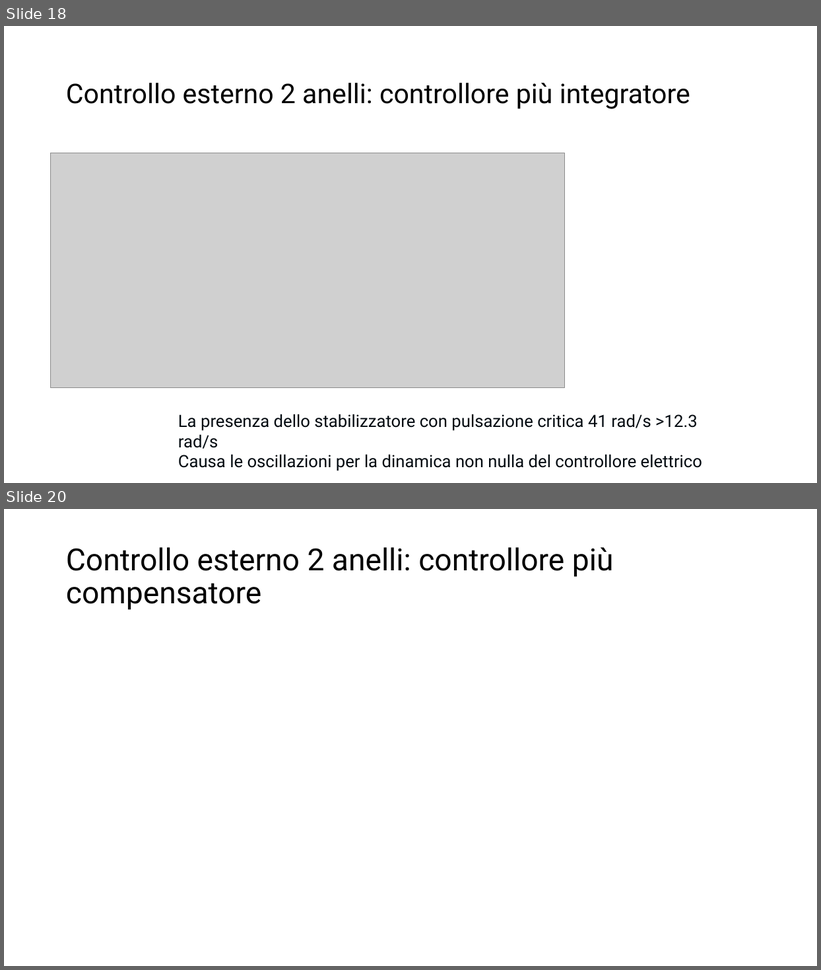
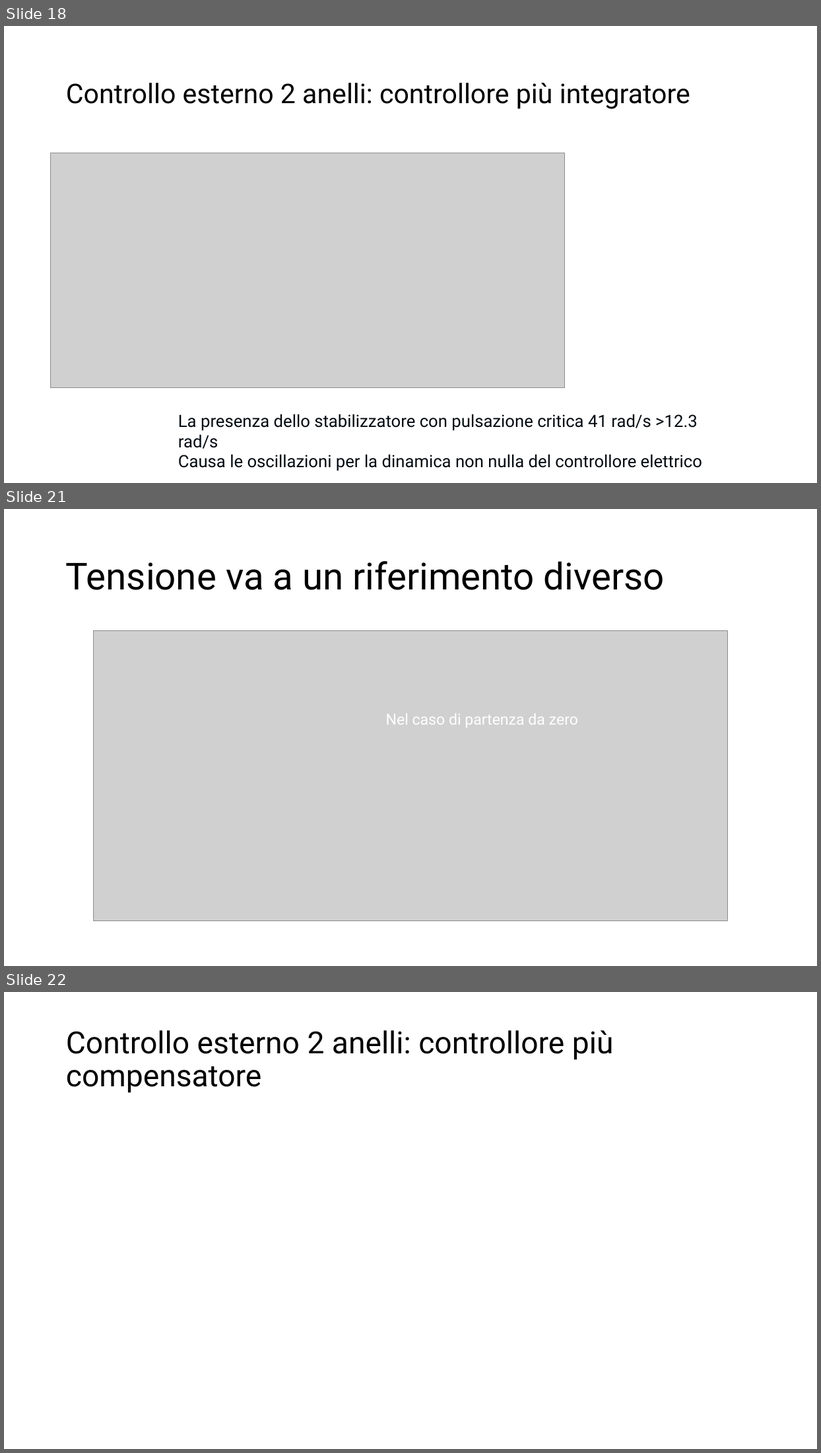
Before and after one commit to RiccardoOrlandi/Automation-Lab, a slide deck: Poli per caso/midterm presentazione/Controllo in cascata chiaro.pptx. Shown one above the other, each under a label of ours: slides 18 and 20 before the commit, slides 18, 21 and 22 after it; the slides between them are not shown. The pictures are 821x970 and 821x1453 pixels, drawn with LibreOffice and Linux fonts; fonts in the diff are those of the drawing; grey boxes stand for pictures. Boxes give left, top, right and bottom in pixels: in the first picture for what was removed or moved away, otherwise in the second. Text is boxed around its words. In the diff, an @@ line names an element or a change of style, - is before the commit and + after.

```diff
--- a/Poli per caso/midterm presentazione/Controllo in cascata chiaro.pptx
+++ b/Poli per caso/midterm presentazione/Controllo in cascata chiaro.pptx
@@ slide 21 added at bbox=[4, 509, 817, 966], background #FFFFFF @@
@@ title added at bbox=[66, 561, 665, 590], 44 pt, text #000000 @@
+Tensione va a un riferimento diverso
@@ picture added at bbox=[94, 631, 727, 921] @@
@@ text added at bbox=[386, 714, 578, 727], 18 pt, text #FFFFFF @@
+Nel caso di partenza da zero
@@ what was slide 20 is now slide 22 @@
```
Also in this commit, not shown: 2 slides changed, 1 other slide added, 6 other files.
